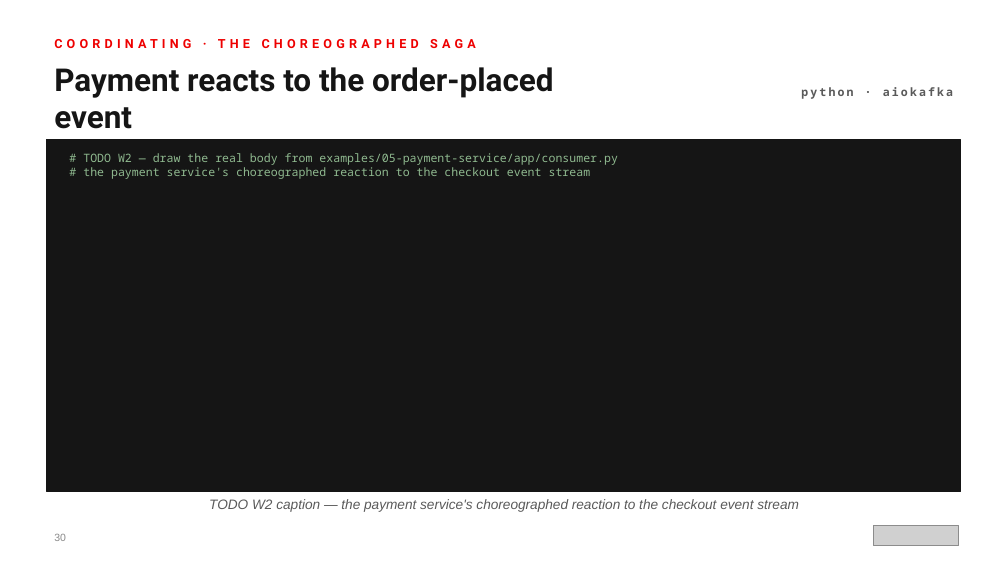
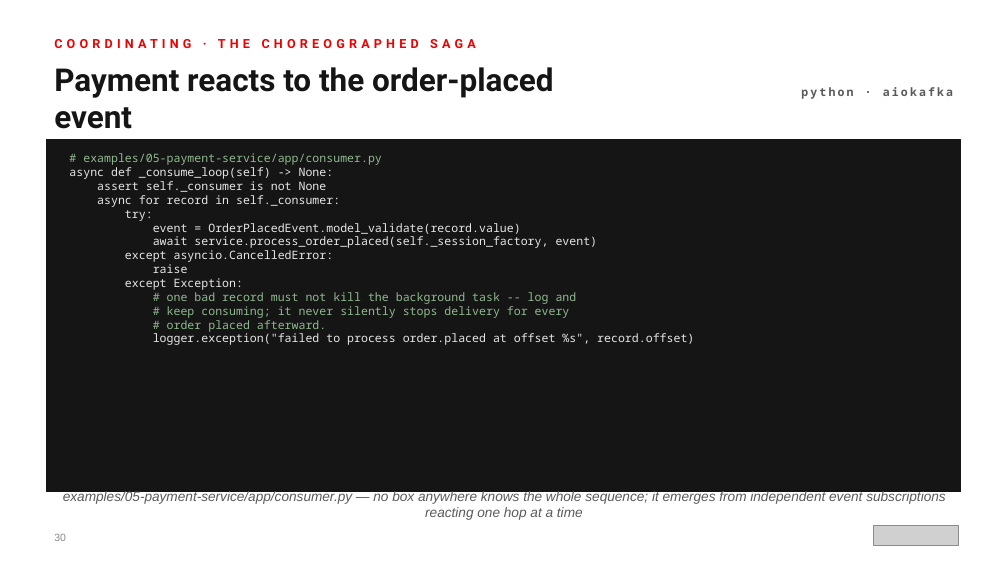
Before and after one commit to patterncatalyst/modernizing-enterprise-applications-python, a slide deck: slide 30 of presentation/modernizing-201/Modernizing-201-r1.0.pptx. Drawn at 1008x567 pixels with LibreOffice and Linux fonts; fonts in the diff are those of the drawing; grey boxes stand for pictures. Boxes give left, top, right and bottom in pixels: in the first picture for what was removed or moved away, otherwise in the second. Text is boxed around its words. In the diff, an @@ line names an element or a change of style, - is before the commit and + after.

Commit message:
feat(decks): build 201 deck — the patterns (50 main + 32 appendix, real examples/ code)

```diff
--- a/presentation/modernizing-201/Modernizing-201-r1.0.pptx
+++ b/presentation/modernizing-201/Modernizing-201-r1.0.pptx
@@ text at <box>69,153,694,345</box>: text changed; text colour #8FB98F to #E6E6E6 @@
-# TODO W2 — draw the real body from examples/05-payment-service/app/consumer.py
-# the payment service's choreographed reaction to the checkout event stream
+# examples/05-payment-service/app/consumer.py
+async def _consume_loop(self) -> None:
+assert self._consumer is not None
+async for record in self._consumer:
+try:
+event = OrderPlacedEvent.model_validate(record.value)
+await service.process_order_placed(self._session_factory, event)
+except asyncio.CancelledError:
+raise
+except Exception:
+# one bad record must not kill the background task -- log and
+# keep consuming; it never silently stops delivery for every
+# order placed afterward.
+logger.exception("failed to process order.placed at offset %s", record.offset)
@@ text at <box>63,490,945,520</box>: text changed @@
-TODO W2 caption — the payment service's choreographed reaction to the checkout event stream
+examples/05-payment-service/app/consumer.py — no box anywhere knows the whole sequence; it emerges from independent event subscriptions reacting one hop at a time
```
Also in this commit, not shown: 67 other slides changed, 1 other file.
